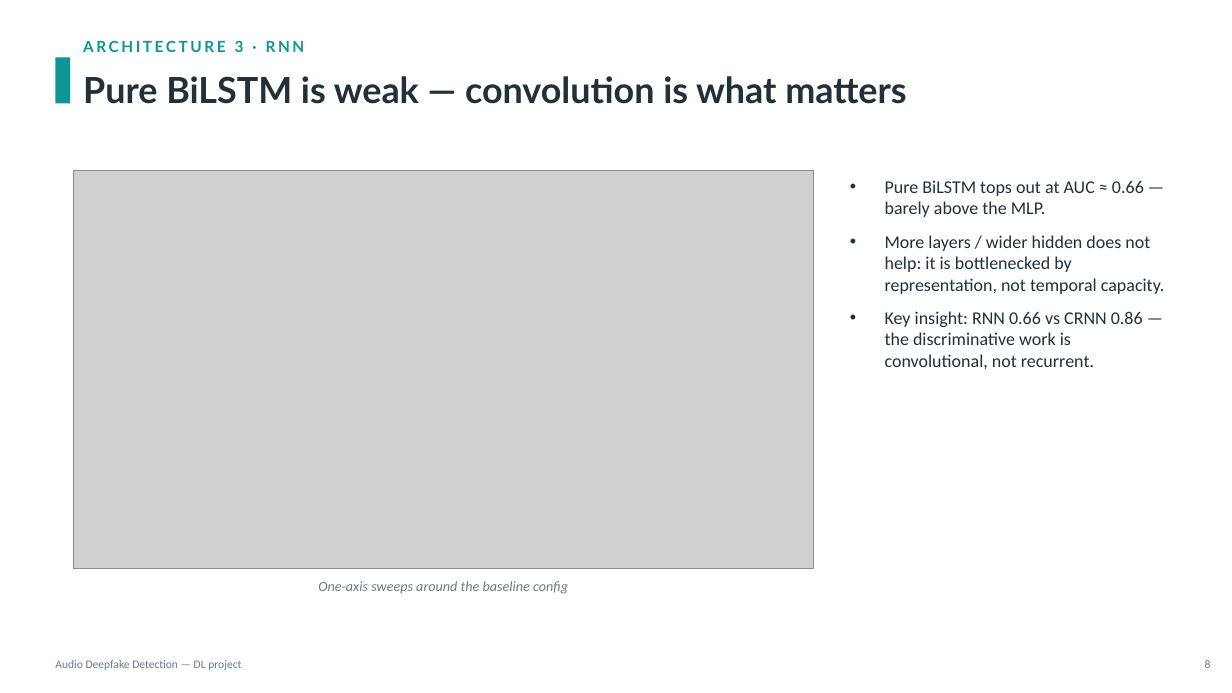
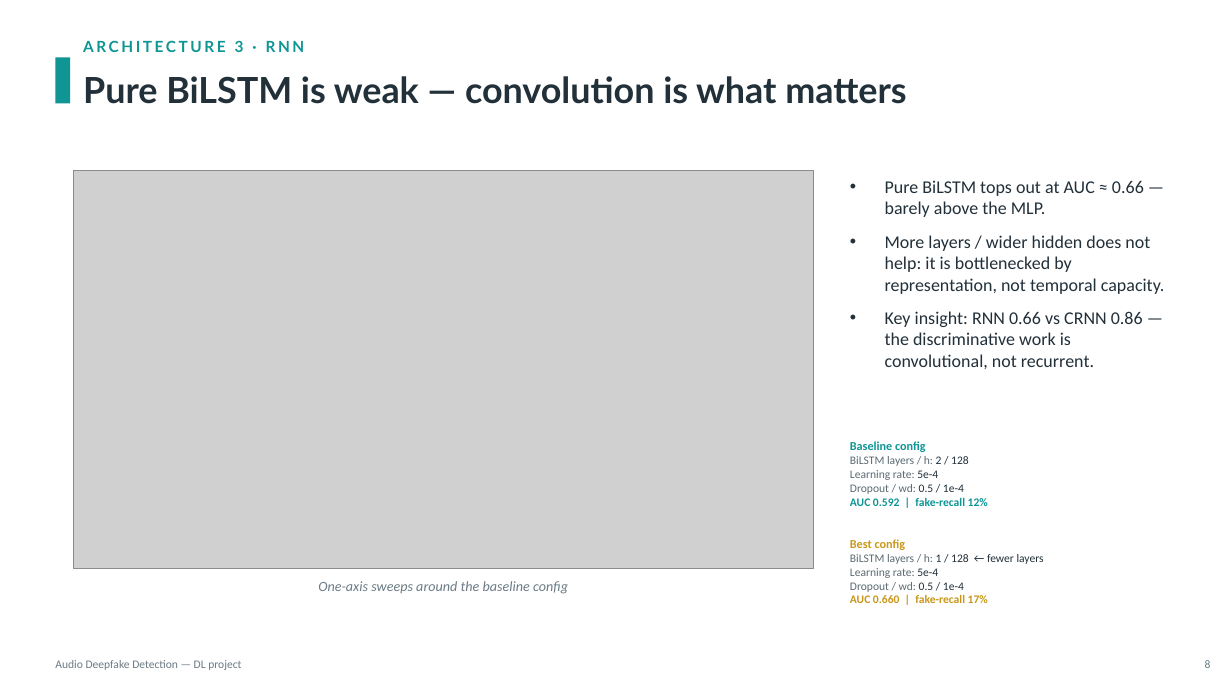
Before and after one commit to KonstaninosKaimakis/audio-deepfake-detection-DL, a slide deck: slide 8 of presentation.pptx. Drawn at 1232x693 pixels with LibreOffice and Linux fonts; fonts in the diff are those of the drawing; grey boxes stand for pictures. Boxes give left, top, right and bottom in pixels: in the first picture for what was removed or moved away, otherwise in the second. Text is boxed around its words. In the diff, an @@ line names an element or a change of style, - is before the commit and + after.

```diff
--- a/presentation.pptx
+++ b/presentation.pptx
@@ text at (x1=850, y1=441, x2=1044, y2=603): paragraphs added @@
+Baseline config
+BiLSTM layers / h: 2 / 128
+Learning rate: 5e-4
+Dropout / wd: 0.5 / 1e-4
+AUC 0.592 | fake-recall 12%
+Best config
+BiLSTM layers / h: 1 / 128 ← fewer layers
+Learning rate: 5e-4
+Dropout / wd: 0.5 / 1e-4
+AUC 0.660 | fake-recall 17%
```
Also in this commit, not shown: 7 other slides changed, 1 slide added, 1 other file.
